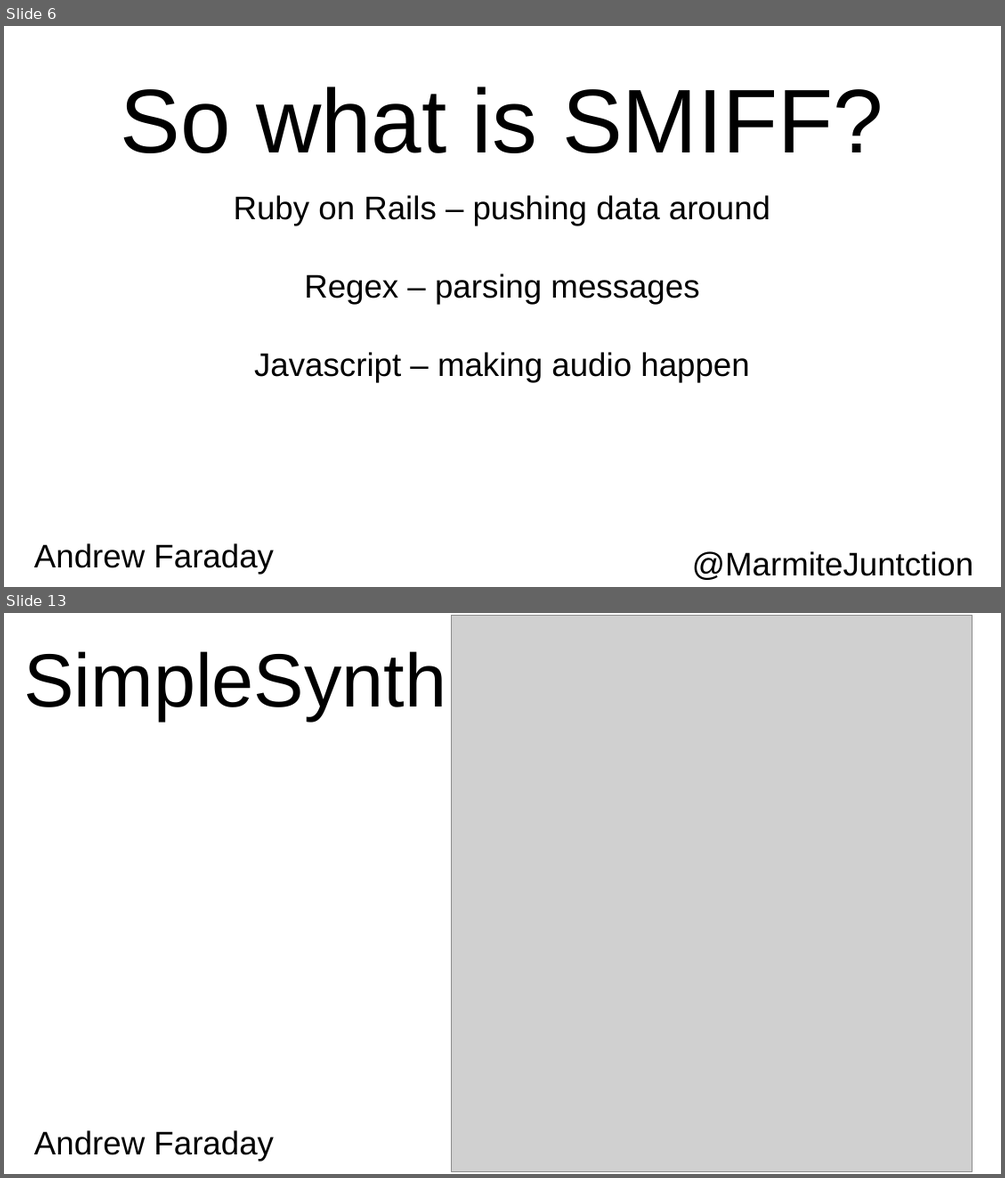
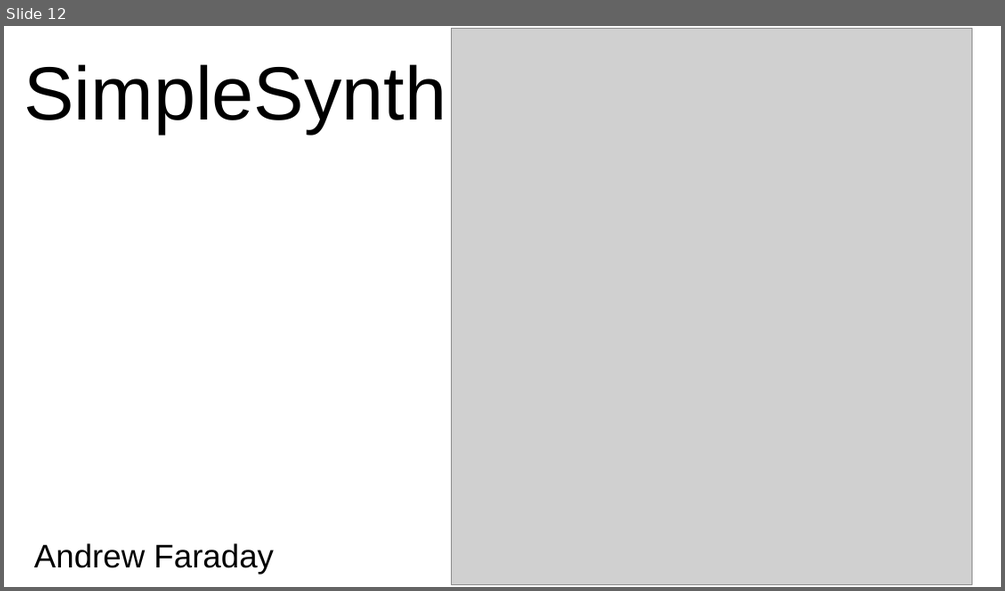
Before and after one commit to AJFaraday/conference-repo, a slide deck: talks/SMIFF/pres.odp. Shown one above the other, each under a label of ours: slides 6 and 13 before the commit, slide 12 after it; the slides between them are not shown. The pictures are 1005x1178 and 1005x591 pixels, drawn with LibreOffice and Linux fonts; fonts in the diff are those of the drawing; grey boxes stand for pictures. Boxes give left, top, right and bottom in pixels: in the first picture for what was removed or moved away, otherwise in the second. Text is boxed around its words. In the diff, an @@ line names an element or a change of style, - is before the commit and + after.

```diff
--- a/talks/SMIFF/pres.odp
+++ b/talks/SMIFF/pres.odp
@@ slide 6 removed at box(4, 26, 1001, 587), background #FFFFFF @@
@@ text removed at box(121, 87, 883, 153) @@
-So what is SMIFF?
@@ text removed at box(234, 195, 770, 382) @@
-Ruby on Rails – pushing data around
-Regex – parsing messages
-Javascript – making audio happen
@@ text removed at box(34, 543, 274, 573) @@
-Andrew Faraday
@@ text removed at box(692, 551, 973, 580) @@
-@MarmiteJuntction
@@ what was slide 13 is now slide 12 @@
```
Also in this commit, not shown: 19 slides changed.
